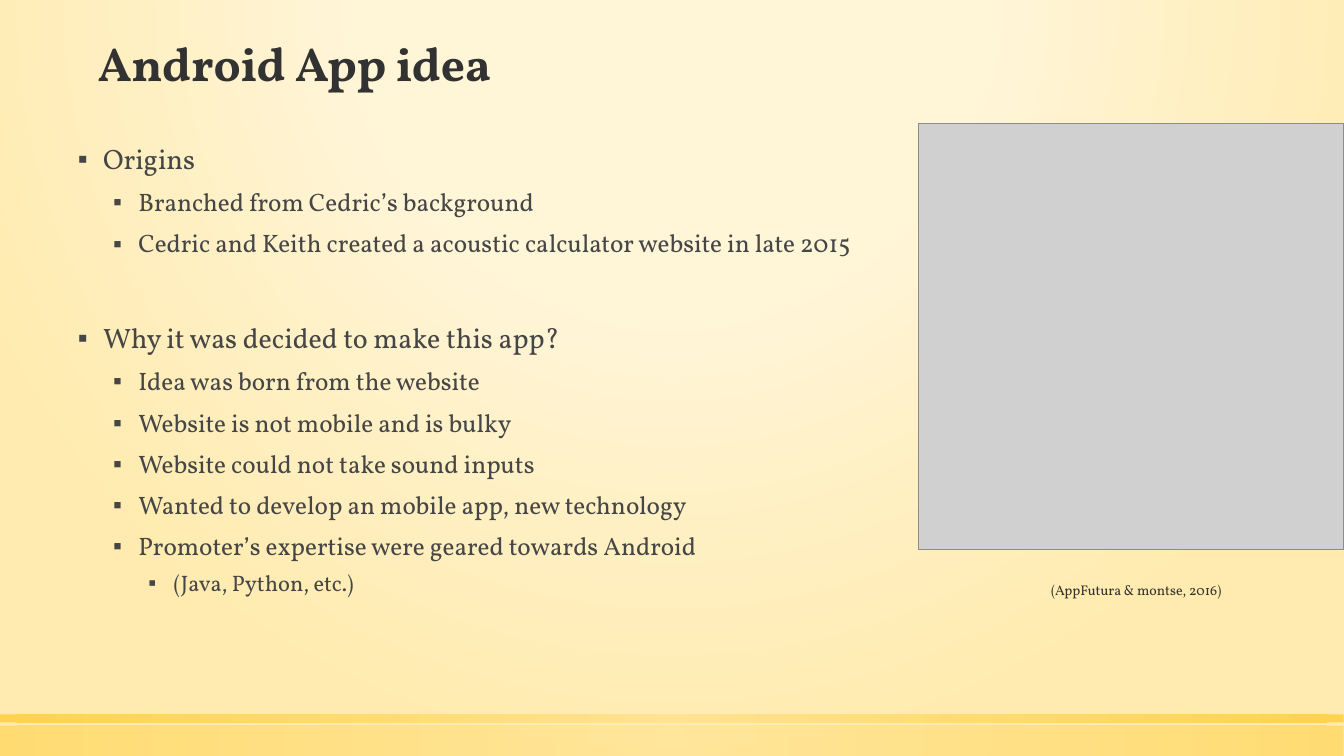
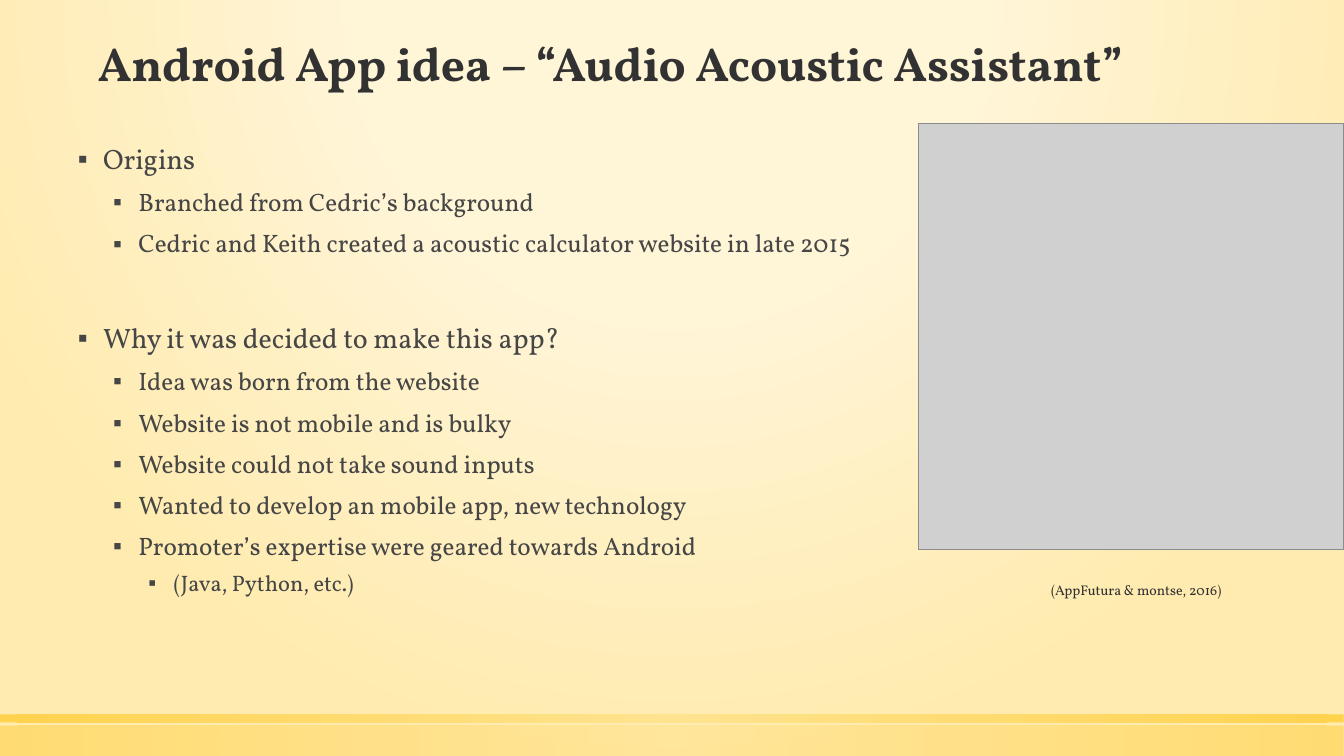
Before and after one commit to CedricVz/AAA, a slide deck: slide 3 of Team Project Presentation Slides.pptx. Drawn at 1344x756 pixels with LibreOffice and Linux fonts; fonts in the diff are those of the drawing; grey boxes stand for pictures. Boxes give left, top, right and bottom in pixels: in the first picture for what was removed or moved away, otherwise in the second. Text is boxed around its words. In the diff, an @@ line names an element or a change of style, - is before the commit and + after.

Commit message:
added my words for presentation

```diff
--- a/Team Project Presentation Slides.pptx
+++ b/Team Project Presentation Slides.pptx
@@ title at <box>98,46,1123,93</box>: text changed @@
-Android App idea
+Android App idea – “Audio Acoustic Assistant”
```
Also in this commit, not shown: 2 other files.
